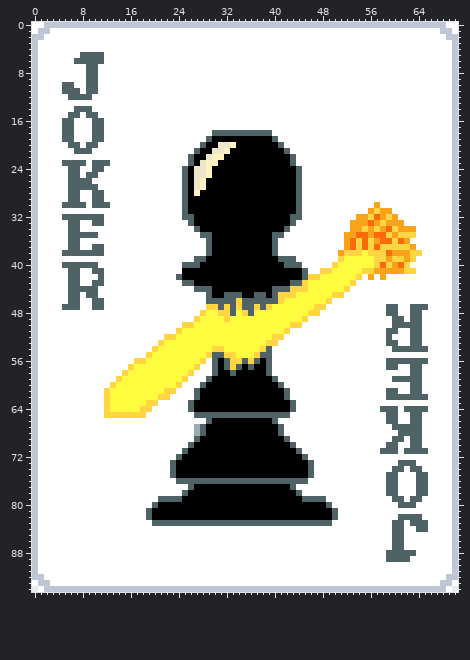
Sprite sheet, stored at assets/2x/jokers.png. Above, as it was before the edit.
The file is 142x190 pixels, drawn in blocks of 2x2; one block is one cell here.
And afterwards:
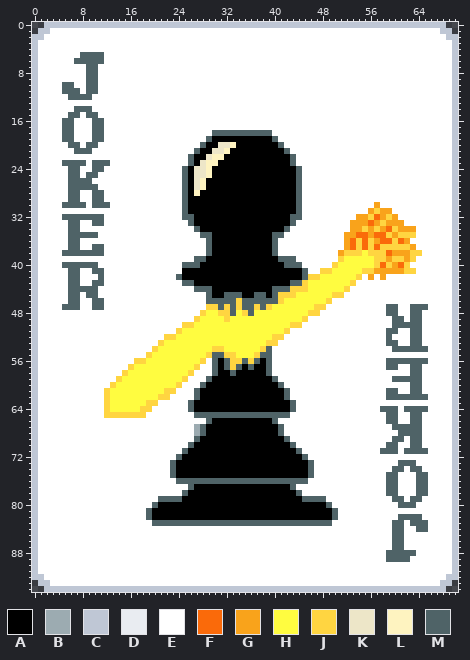
Palette (. is transparent): A #000000  B #9cabb1  C #bfc7d5  D #e9ecf1  E #ffffff  F #fa6a0a  G #f9a31b  H #fffc40  J #ffd541  K #ede6c8  L #fef3c0  M #4f6367
From old to new:
{"y":0,"x":0,"old":"EE","new":".."}
{"y":0,"x":69,"old":"EE","new":".."}
{"y":1,"x":0,"old":"E","new":"."}
{"y":1,"x":70,"old":"E","new":"."}
{"y":93,"x":0,"old":"E","new":"."}
{"y":93,"x":70,"old":"E","new":"."}
{"y":94,"x":0,"old":"DE","new":".."}
{"y":94,"x":69,"old":"ED","new":".."}
